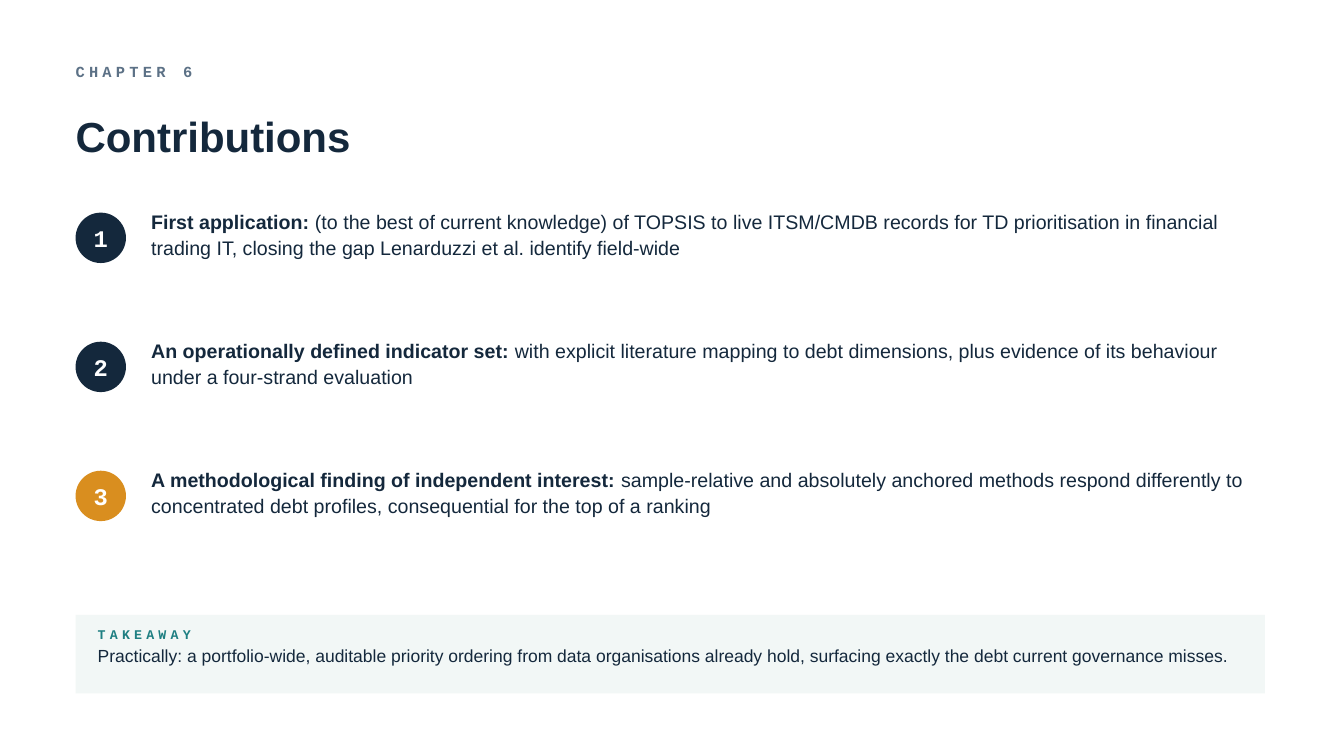
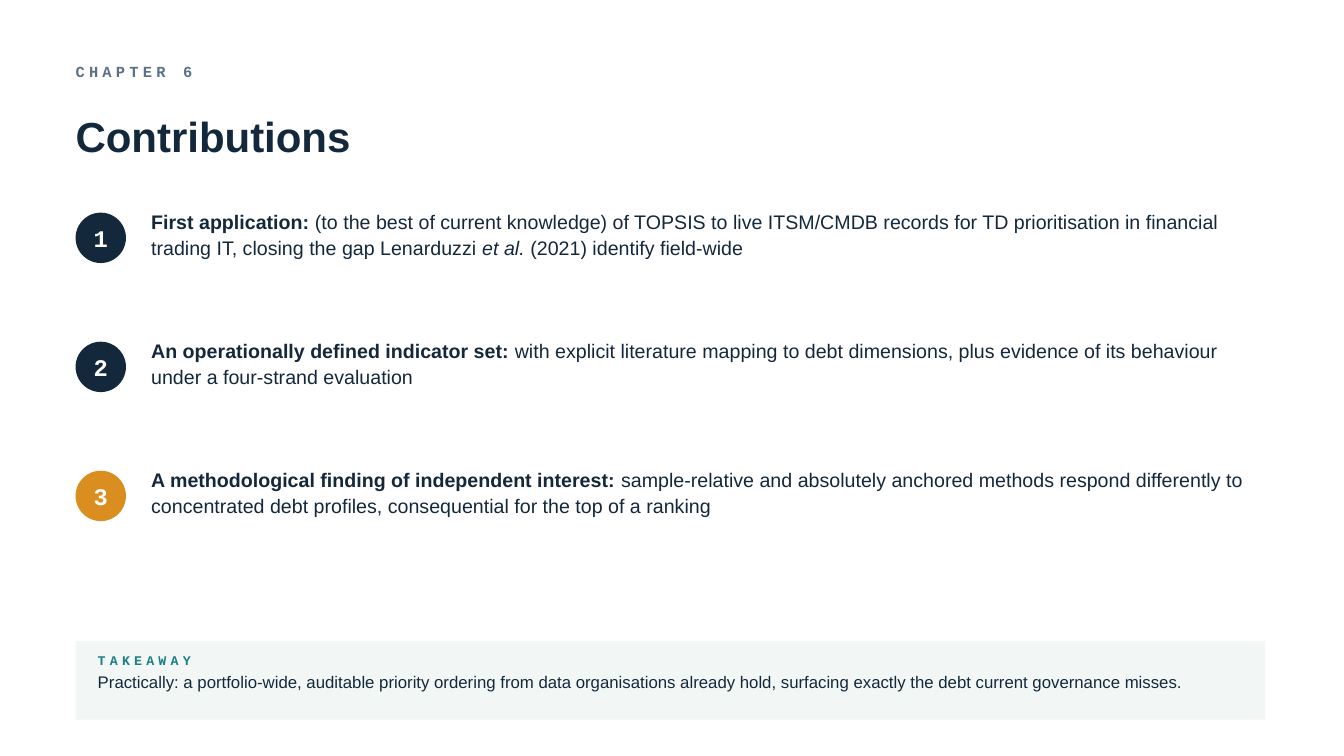
Before and after one commit to TobiZeier/MScProject, a slide deck: slide 15 of presentation/defense.pptx. Drawn at 1344x756 pixels with LibreOffice and Linux fonts; fonts in the diff are those of the drawing. Boxes give left, top, right and bottom in pixels: in the first picture for what was removed or moved away, otherwise in the second. Text is boxed around its words. In the diff, an @@ line names an element or a change of style, - is before the commit and + after.

```diff
--- a/presentation/defense.pptx
+++ b/presentation/defense.pptx
@@ text at (151, 214, 1218, 259): text changed @@
-First application: (to the best of current knowledge) of TOPSIS to live ITSM/CMDB records for TD prioritisation in financial trading IT, closing the gap Lenarduzzi et al. identify field-wide
+First application: (to the best of current knowledge) of TOPSIS to live ITSM/CMDB records for TD prioritisation in financial trading IT, closing the gap Lenarduzzi et al. (2021) identify field-wide
@@ 2 texts, 1 rectangle: place and size @@
-2 texts, 1 rectangle at (76, 615, 1265, 694)
+2 texts, 1 rectangle at (76, 641, 1265, 720)
@@ text "Practically: a portfolio-wide, auditable priority ..." at (98, 676, 1182, 692): size 12.5 to 12 pt @@
```
Also in this commit, not shown: 14 other slides changed, 5 other files.
